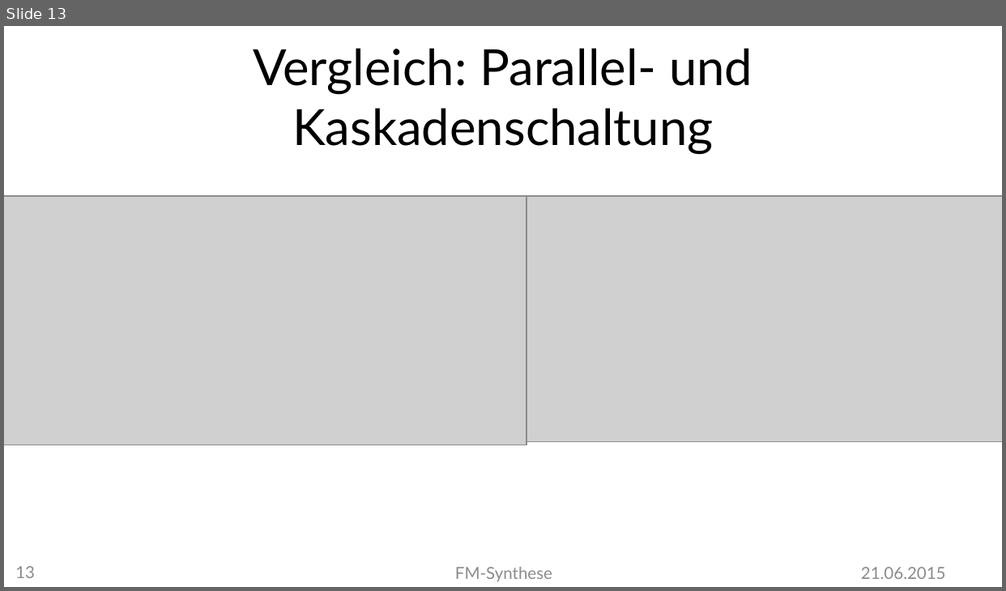
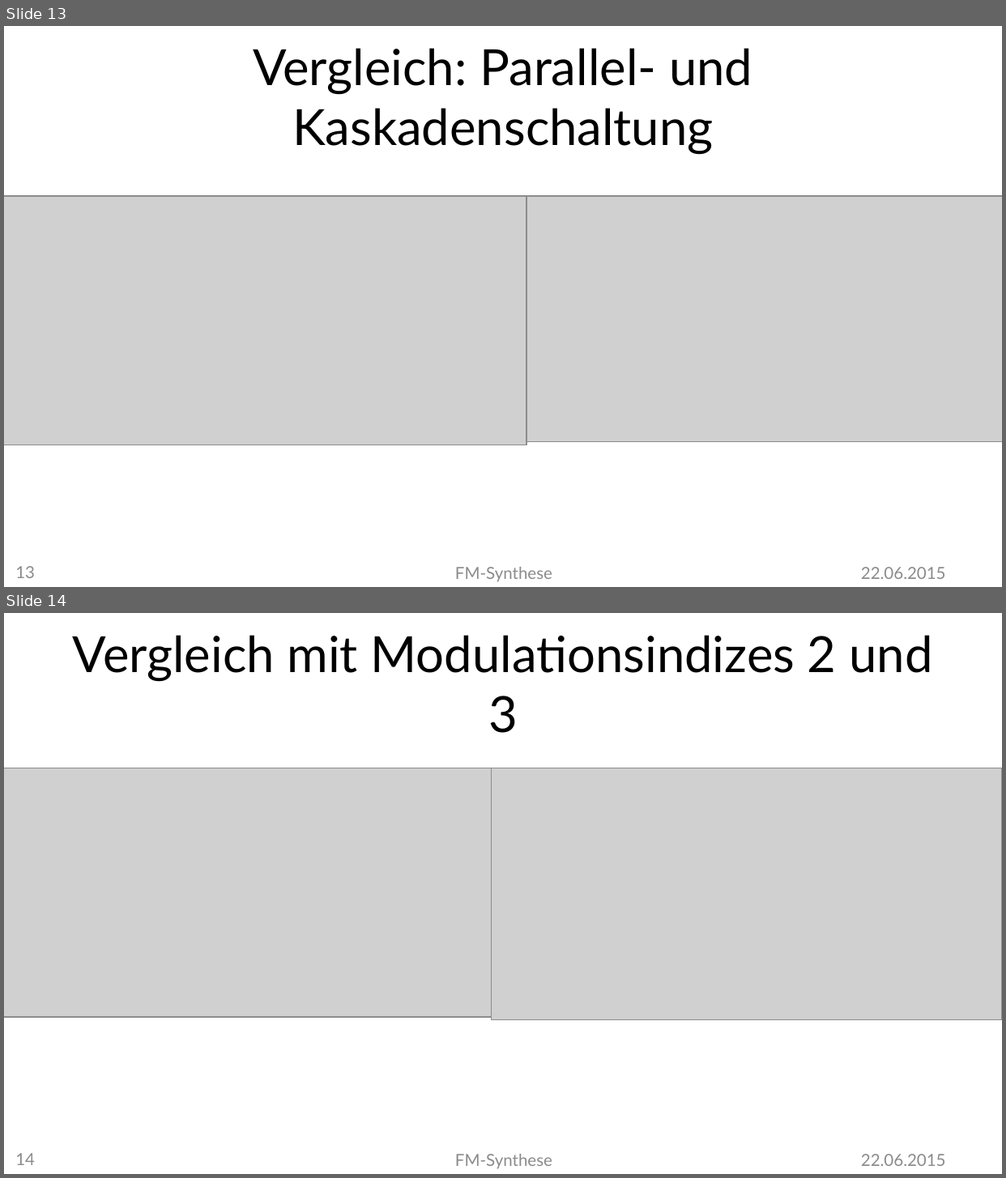
Before and after one commit to MBulli/VSeminar, a slide deck: Praesentation/FMSynthese-Matze.pptx. Shown one above the other, each under a label of ours: slide 13 before the commit, slides 13 and 14 after it. The pictures are 1006x591 and 1006x1178 pixels, drawn with LibreOffice and Linux fonts; fonts in the diff are those of the drawing; grey boxes stand for pictures; background and template pictures are left out. Boxes give left, top, right and bottom in pixels: in the first picture for what was removed or moved away, otherwise in the second. Text is boxed around its words. In the diff, an @@ line names an element or a change of style, - is before the commit and + after.

```diff
--- a/Praesentation/FMSynthese-Matze.pptx
+++ b/Praesentation/FMSynthese-Matze.pptx
@@ slide 14 added at [4, 613, 1002, 1174], background #FFFFFF @@
@@ title added at [73, 635, 932, 733], 36 pt, text #000000 @@
+Vergleich mit Modulationsindizes 2 und 3
@@ picture added at [4, 768, 527, 1017] @@
@@ picture added at [491, 768, 1002, 1020] @@
@@ page number added at [15, 1153, 35, 1165], 12 pt, text #8C8C8C @@
+14
@@ text added at [455, 1154, 552, 1169], 12 pt, text #8C8C8C @@
+FM-Synthese
@@ text added at [861, 1154, 946, 1166], 12 pt, text #8C8C8C @@
+22.06.2015
@@ slide 13 changed as well @@
@@ text at [861, 567, 946, 579]: text changed @@
-21.06.2015
+22.06.2015
```
Also in this commit, not shown: 18 other slides changed.
